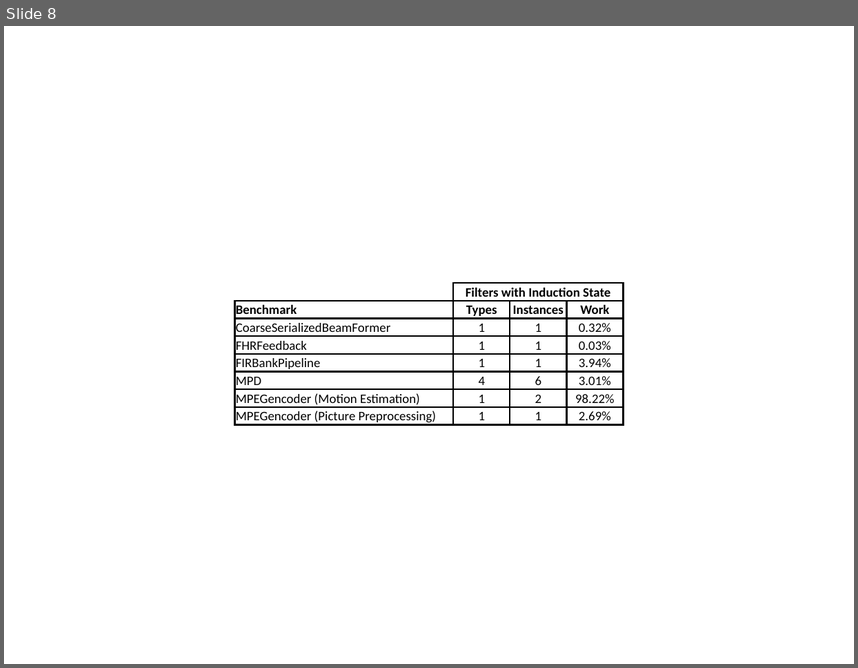
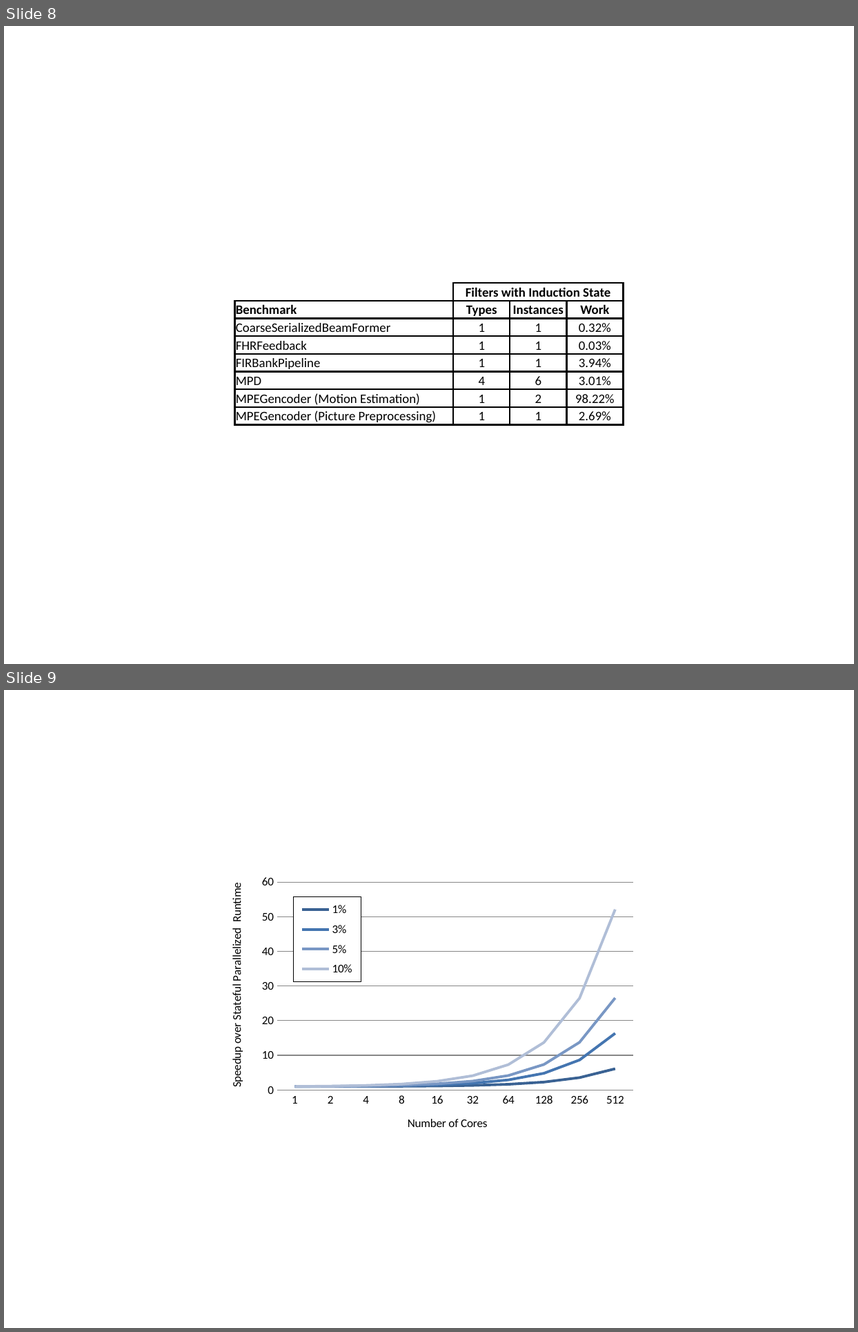
Before and after one commit to rrnewton/StreamIt, a slide deck: streams/docs/induction-state-2012/figures/fission-induction.pptx. Shown one above the other, each under a label of ours: slide 8 before the commit, slides 8 and 9 after it. The pictures are 858x668 and 858x1332 pixels, drawn with LibreOffice and Linux fonts; fonts in the diff are those of the drawing. Boxes give left, top, right and bottom in pixels: in the first picture for what was removed or moved away, otherwise in the second. Text is boxed around its words. In the diff, an @@ line names an element or a change of style, - is before the commit and + after.

```diff
--- a/streams/docs/induction-state-2012/figures/fission-induction.pptx
+++ b/streams/docs/induction-state-2012/figures/fission-induction.pptx
@@ slide 9 added at (x1=4, y1=690, x2=854, y2=1328), background #FFFFFF @@
@@ line chart added at (x1=217, y1=869, x2=642, y2=1147) @@
+categories: 1, 2, 4, 8, 16, 32, 64, 128, 256, 512
+1%: 1, 1, 1, 1, 1, 1, 2, 2, 4, 6
+3%: 1, 1, 1, 1, 1, 2, 3, 5, 9, 16
+5%: 1, 1, 1, 1, 2, 3, 4, 7, 14, 27
+10%: 1, 1, 1, 2, 2, 4, 7, 14, 26, 52
```
Also in this commit, not shown: 1 slide removed, 16 other files.
